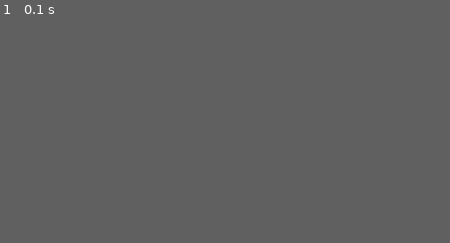
Above: before the commit, frame 1.
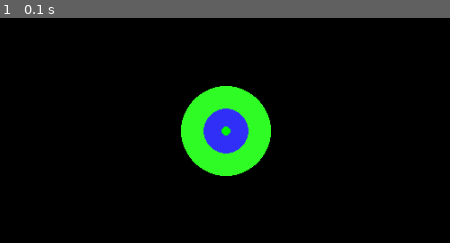
Above: after the commit, the same moment.

Repository: Helumpago/SimplePhysics
Game: pygame game, started from main.py
Same seed, same stepped clock (60 frames per second), same inputs: the game is played once before the commit and once after it.
Inputs:
- Up to frame 1 (0.1 s): no input
The pictures show only the part of the screen within x 25-75%, y 25-75%; the shares and areas given below are measured in that part.
The window is 57x57 before the commit and 900x450 after it. Grey fills any space a smaller window leaves; there, only what the larger window draws over its background counts as a difference.

The runs differ from the first frame. In frame 1, 6.4% of the frame differs, in the area x 40-61%, y 30-71%.

Commit message:
Used Events to properly close Pygame when the user asks to exit.

Diff:
--- a/main.py
+++ b/main.py
@@ -30,12 +30,13 @@
 c2 = PygameCircle(parent = c, pos = (0, 0), radius = 25, scale = 1, color = (50, 50, 250))
 PygameCircle(parent = c2, pos = (0, 0), radius = 5, scale = 1, color = (0, 250, 0))
 
-w.events.getFirst("QUIT").regcb(quit)
+w.events.getFirst("QUIT").regcb(v.close)
+w.events.getFirst("QUIT").regcb(w.close)
 w.start()
 
-while True:
-	# pos = v.pos.getValue()
-	# pos = (pos[0] + 1, pos[1])
-	# v.pos.setValue(pos)
-	v.scale.setValue(v.scale.getValue() / 1.01)
-	time.sleep(0.01)
+# while True:
+# 	# pos = v.pos.getValue()
+# 	# pos = (pos[0] + 1, pos[1])
+# 	# v.pos.setValue(pos)
+# 	v.scale.setValue(v.scale.getValue() / 1.01)
+# 	time.sleep(0.01)
--- a/model.py
+++ b/model.py
@@ -62,3 +62,9 @@
 			self.__draw__()
 			self.__collectEvents__()
 			self.__step__(self.dt)
+
+	"""
+	" Closes the simulation thread
+	"""
+	def close(self):
+		exit()
